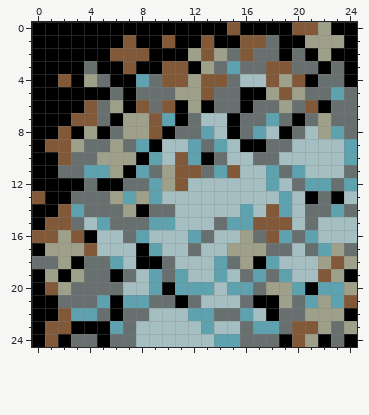
Two versions of one pixel-art sprite, py/game_export/s_newroad_soph/s_newroad_2.png. Above, as it was before the edit.
The file is 25x25 pixels.
Once edited:
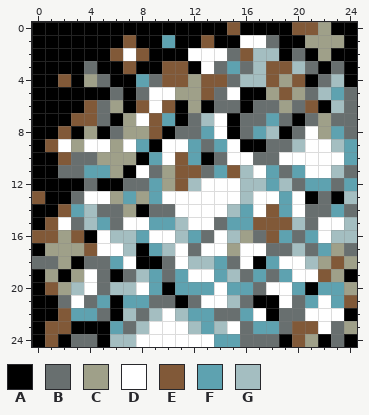
Palette (. is transparent): A #000000  B #686f6f  C #9fa089  D #ffffff  E #815938  F #5ea2b0  G #a4bec1
Change:
{"y":1,"x":10,"old":"E","new":"F"}
{"y":1,"x":16,"old":"EE","new":"DD"}
{"y":2,"x":7,"old":"E","new":"D"}
{"y":2,"x":12,"old":"CEC","new":"DDD"}
{"y":2,"x":17,"old":"BB","new":"GG"}
{"y":3,"x":13,"old":"C","new":"D"}
{"y":3,"x":17,"old":"B","new":"G"}
{"y":3,"x":20,"old":"B","new":"G"}
{"y":4,"x":23,"old":"B","new":"G"}
{"y":5,"x":9,"old":"BB","new":"DD"}
{"y":5,"x":15,"old":"B","new":"D"}
{"y":5,"x":22,"old":"B","new":"G"}
{"y":6,"x":9,"old":"B","new":"D"}
{"y":6,"x":23,"old":"B","new":"G"}
{"y":7,"x":8,"old":"C","new":"D"}
{"y":7,"x":14,"old":"G","new":"D"}
{"y":8,"x":14,"old":"G","new":"D"}
{"y":8,"x":21,"old":"G","new":"D"}
{"y":9,"x":2,"old":"E","new":"D"}
{"y":9,"x":4,"old":"BB","new":"DD"}
{"y":9,"x":7,"old":"B","new":"D"}
{"y":9,"x":10,"old":"GG","new":"DD"}
{"y":9,"x":15,"old":"G","new":"D"}
{"y":9,"x":21,"old":"GG","new":"DD"}
{"y":10,"x":10,"old":"G","new":"D"}
{"y":10,"x":15,"old":"GG","new":"DD"}
{"y":10,"x":19,"old":"GGGGG","new":"DDDDD"}
{"y":11,"x":8,"old":"F","new":"D"}
{"y":11,"x":17,"old":"G","new":"D"}
{"y":11,"x":21,"old":"GG","new":"DD"}
{"y":12,"x":13,"old":"GGG","new":"DDD"}
{"y":13,"x":4,"old":"BB","new":"DD"}
{"y":13,"x":10,"old":"GGGGGG","new":"DDDDDD"}
{"y":13,"x":17,"old":"GG","new":"DD"}
{"y":13,"x":20,"old":"G","new":"D"}
{"y":14,"x":4,"old":"B","new":"G"}
{"y":14,"x":11,"old":"GGGG","new":"DDDD"}
{"y":14,"x":17,"old":"G","new":"D"}
{"y":14,"x":20,"old":"G","new":"D"}
{"y":15,"x":2,"old":"E","new":"D"}
{"y":15,"x":7,"old":"BB","new":"DD"}
{"y":15,"x":12,"old":"GG","new":"DD"}
{"y":15,"x":22,"old":"GG","new":"DD"}
{"y":16,"x":5,"old":"G","new":"D"}
{"y":16,"x":7,"old":"B","new":"G"}
{"y":16,"x":9,"old":"GG","new":"DD"}
{"y":16,"x":14,"old":"G","new":"D"}
{"y":16,"x":22,"old":"G","new":"D"}
{"y":17,"x":5,"old":"GG","new":"DD"}
{"y":17,"x":11,"old":"G","new":"D"}
{"y":17,"x":13,"old":"GG","new":"DD"}
{"y":17,"x":16,"old":"CC","new":"DD"}
{"y":18,"x":7,"old":"G","new":"D"}
{"y":18,"x":11,"old":"G","new":"D"}
{"y":18,"x":16,"old":"C","new":"D"}
{"y":18,"x":19,"old":"GG","new":"DD"}
{"y":19,"x":4,"old":"B","new":"D"}
{"y":19,"x":12,"old":"GG","new":"DD"}
{"y":19,"x":20,"old":"GG","new":"DD"}
{"y":20,"x":3,"old":"BB","new":"GD"}
{"y":20,"x":6,"old":"B","new":"G"}
{"y":20,"x":8,"old":"G","new":"D"}
{"y":20,"x":14,"old":"G","new":"D"}
{"y":20,"x":18,"old":"CC","new":"DD"}
{"y":21,"x":3,"old":"B","new":"D"}
{"y":21,"x":13,"old":"GG","new":"DD"}
{"y":21,"x":19,"old":"C","new":"D"}
{"y":21,"x":22,"old":"C","new":"D"}
{"y":22,"x":7,"old":"B","new":"G"}
{"y":22,"x":10,"old":"G","new":"D"}
{"y":22,"x":17,"old":"G","new":"D"}
{"y":22,"x":21,"old":"CCC","new":"DDD"}
{"y":23,"x":9,"old":"GGG","new":"DDD"}
{"y":23,"x":15,"old":"G","new":"D"}
{"y":23,"x":22,"old":"C","new":"D"}
{"y":24,"x":6,"old":"BBGGGGGG","new":"GGDDDDDD"}
{"label":"changed","picture_box":[58,35,344,347]}
